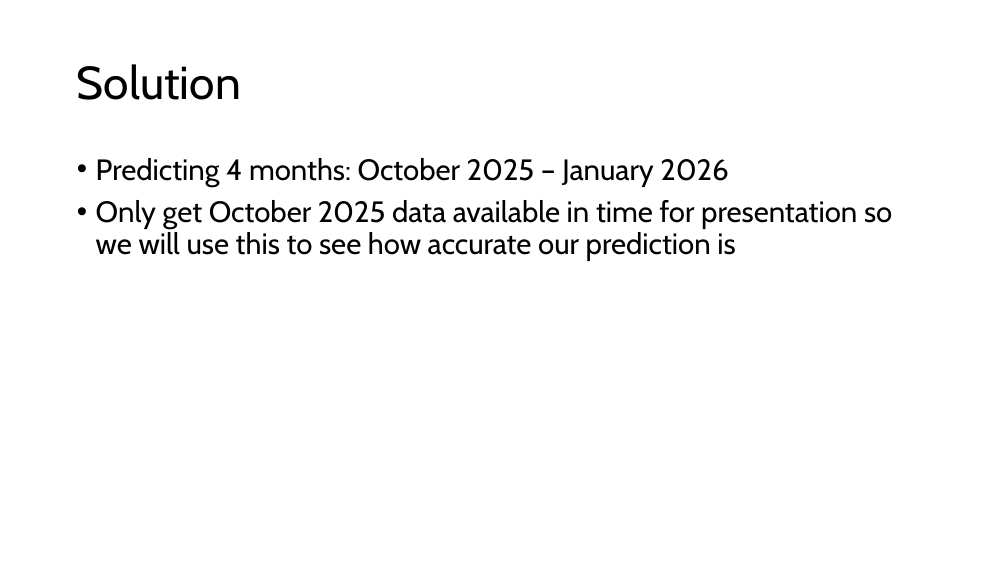
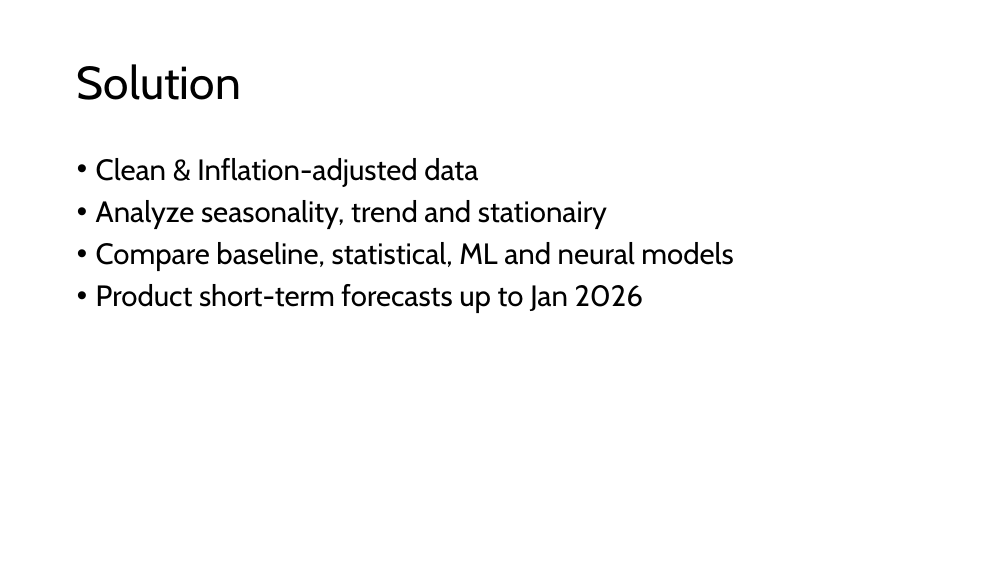
Before and after one commit to andreasranzmaier/TIS3-Fitzgerald, a slide deck: slide 4 of PitchDeck.pptx. Drawn at 1008x567 pixels with LibreOffice and Linux fonts; fonts in the diff are those of the drawing. Boxes give left, top, right and bottom in pixels: in the first picture for what was removed or moved away, otherwise in the second. Text is boxed around its words. In the diff, an @@ line names an element or a change of style, - is before the commit and + after.

```diff
--- a/PitchDeck.pptx
+++ b/PitchDeck.pptx
@@ text at bbox=[96, 158, 733, 313]: text changed @@
-• Predicting 4 months: October 2025 – January 2026
-• Only get October 2025 data available in time for presentation so we will use this to see how accurate our prediction is
+• Clean & Inflation-adjusted data
+• Analyze seasonality, trend and stationairy
+• Compare baseline, statistical, ML and neural models
+• Product short-term forecasts up to Jan 2026
```
Also in this commit, not shown: 4 other slides changed, 6 slides added, 5 slides removed.
